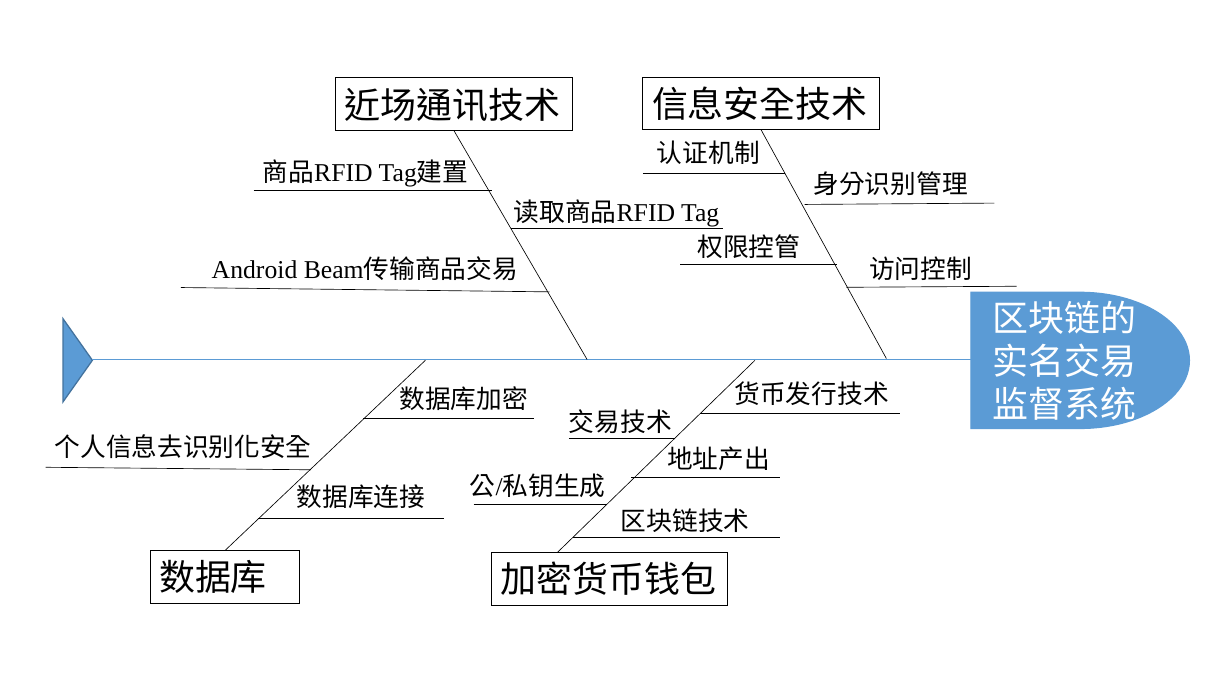
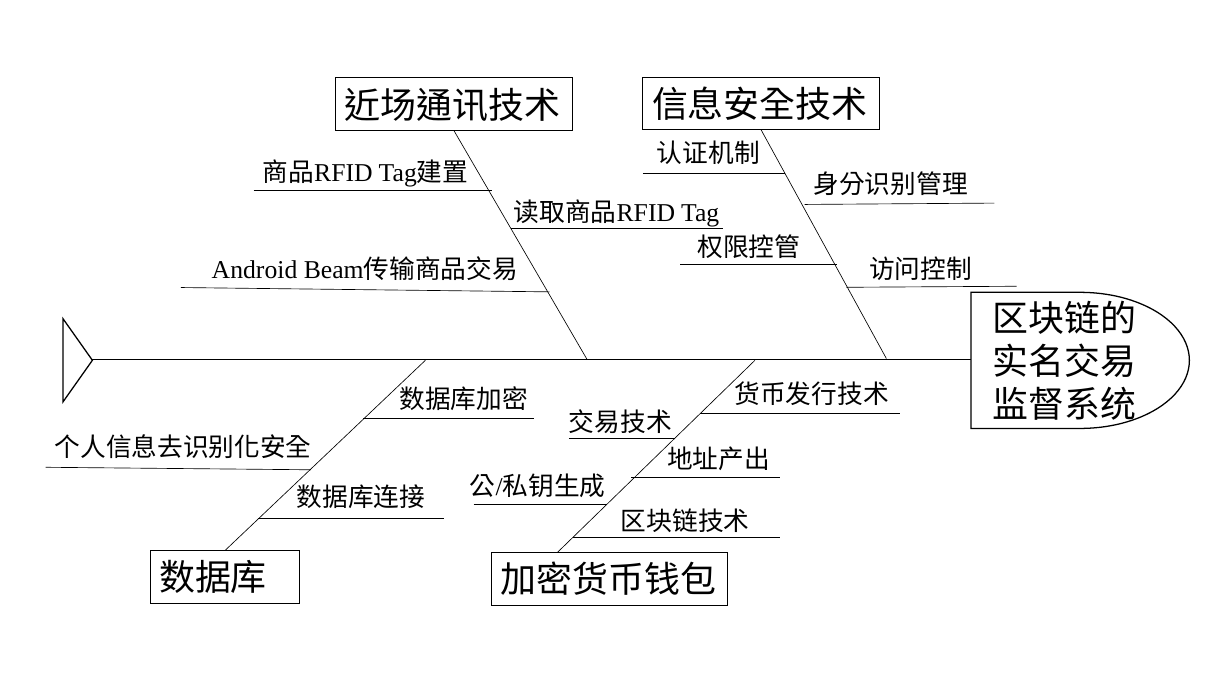
Before and after one commit to ChenPoWei/pkuthss, a slide deck: slide 1 of visio/2017.07.04魚骨圖v2.pptx. Drawn at 1232x693 pixels with LibreOffice and Linux fonts; fonts in the diff are those of the drawing. Boxes give left, top, right and bottom in pixels: in the first picture for what was removed or moved away, otherwise in the second. Text is boxed around its words. In the diff, an @@ line names an element or a change of style, - is before the commit and + after.

```diff
--- a/visio/2017.07.04魚骨圖v2.pptx
+++ b/visio/2017.07.04魚骨圖v2.pptx
@@ flow chart delay "区块链的实名交易监督系统" at [971,292,1189,428]: text colour #FFFFFF to #000000; fill #5B9BD5 to #FFFFFF; outline #5B9BD5 1 pt to #000000 1 pt @@
@@ flow chart extract at [63,319,92,402]: fill #5B9BD5 to #FFFFFF; outline #43739E 1 pt to #000000 1 pt @@
@@ line (92, 360) - (971, 360): stroke #5B9BD5 0.5 pt to #000000 1 pt @@
```
Also in this commit, not shown: 1 other file.
